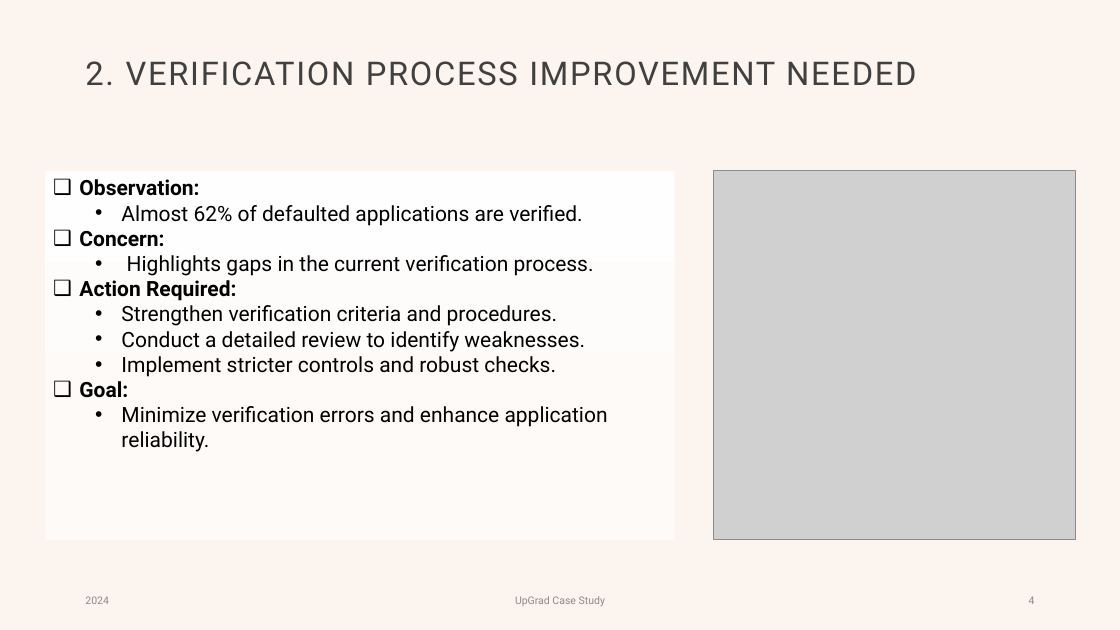
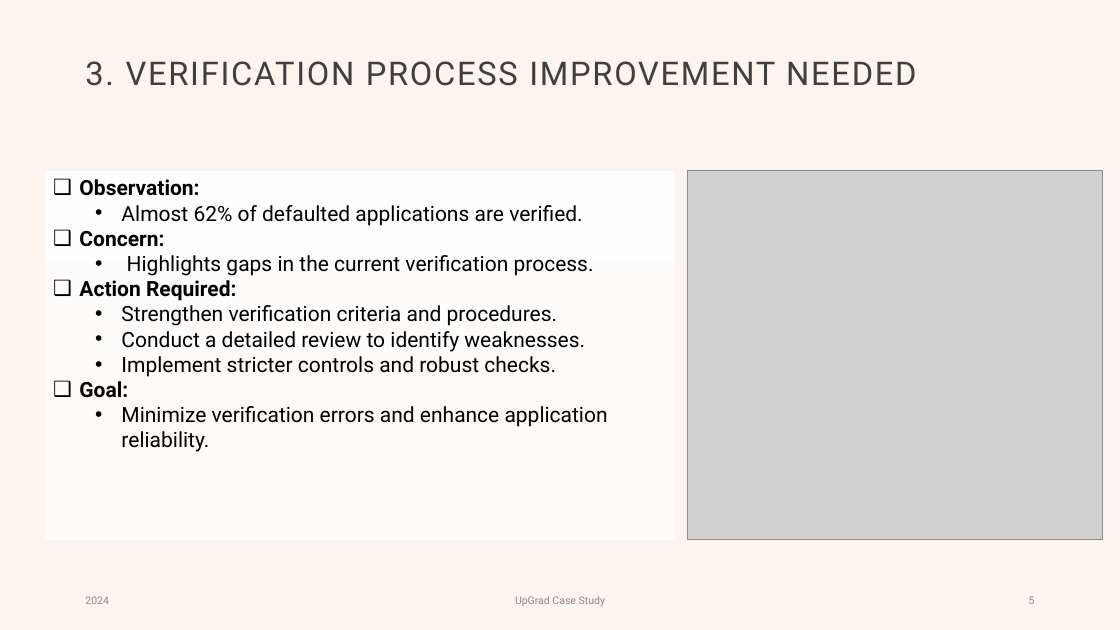
Before and after one commit to gowthambavireddy/LendingClubPratice, a slide deck: slide 5 of Lending Club Case study.pptx (slide 4 before the commit). Drawn at 1120x630 pixels with LibreOffice and Linux fonts; fonts in the diff are those of the drawing; grey boxes stand for pictures. Boxes give left, top, right and bottom in pixels: in the first picture for what was removed or moved away, otherwise in the second. Text is boxed around its words. In the diff, an @@ line names an element or a change of style, - is before the commit and + after.

```diff
--- a/Lending Club Case study.pptx
+++ b/Lending Club Case study.pptx
@@ title at (x1=85, y1=61, x2=916, y2=86): text changed @@
-2. VERIFICATION PROCESS IMPROVEMENT NEEDED
+3. VERIFICATION PROCESS IMPROVEMENT NEEDED
@@ picture resized from (x1=714, y1=171, x2=1075, y2=539) to (x1=687, y1=171, x2=1103, y2=539) @@
@@ page number at (x1=1029, y1=596, x2=1035, y2=604): text changed @@
-4
+5
```
Also in this commit, not shown: 9 other slides changed, 6 slides added.
